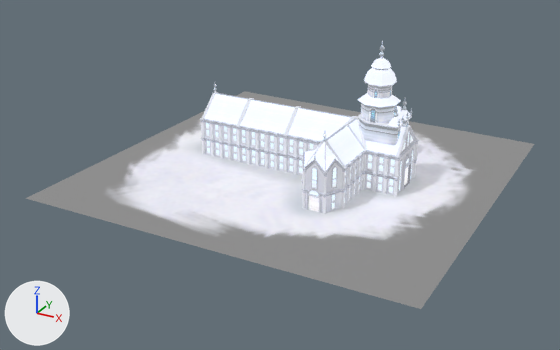
What one commit did to the OBJ model assets/academy/academy.obj.
One viewpoint serves both versions: a camera (50 mm lens) standing at (24.2, -49.3, 23.2) and looking at (-0.3, -4.8, 1.0). Every picture has the same lights, and +X, +Y and +Z are marked at lower left. Where no turn or scale is listed for an object, it has been applied to the vertices. Vertices at the same position are counted once.

In view in the first picture: 'F_Plane.003', 'R_Cube.047', 'W_Circle.002'.
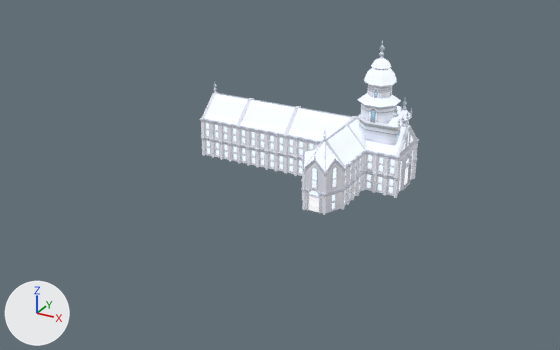
The change in detail:
me_f_plane_003 is used by ob_f_plane_003; location (0.0, 0.0, 0.0).
me_f_plane_003 had 4432 vertices, 6780 faces and spanned x -13.8..14.1, y -16.0..11.6, z 0.6..10.8.
me_f_plane_003 now has 4446 vertices, 6794 faces and spans x -7.8..7.9, y -8.4..4.8, z 0.6..10.8.
me_f_plane_003 part 1: the loose piece of 4 vertices spanning x -13.8..14.1, y -16.0..11.6, z 0.7 is rebuilt with 18 vertices and now spans x -7.7..7.9, y -8.4..4.7, z 0.7.

Where the change shows, as pixel boxes [x1, y1, x2, y2] in the pictures (560 x 350 px):
'F_Plane.003', reshaped: before [26, 40, 534, 309]; after [206, 40, 414, 213]
part 1 of me_f_plane_003, rebuilt: before [26, 91, 534, 309]; after [206, 154, 381, 213]
